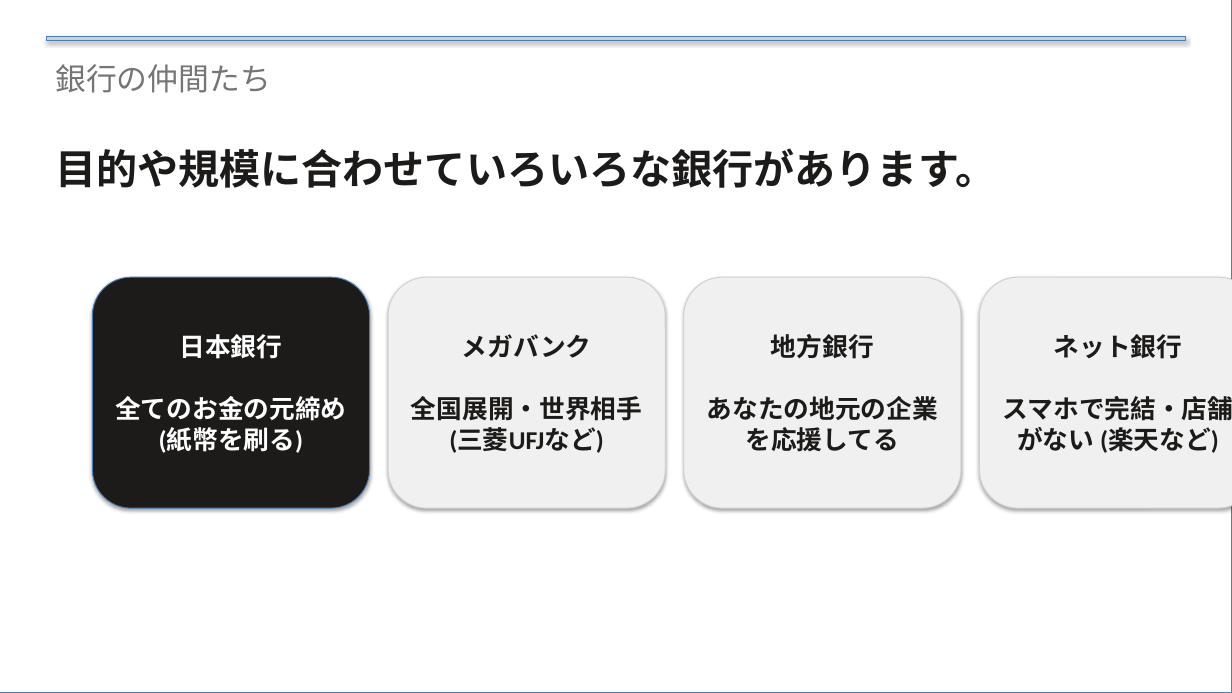
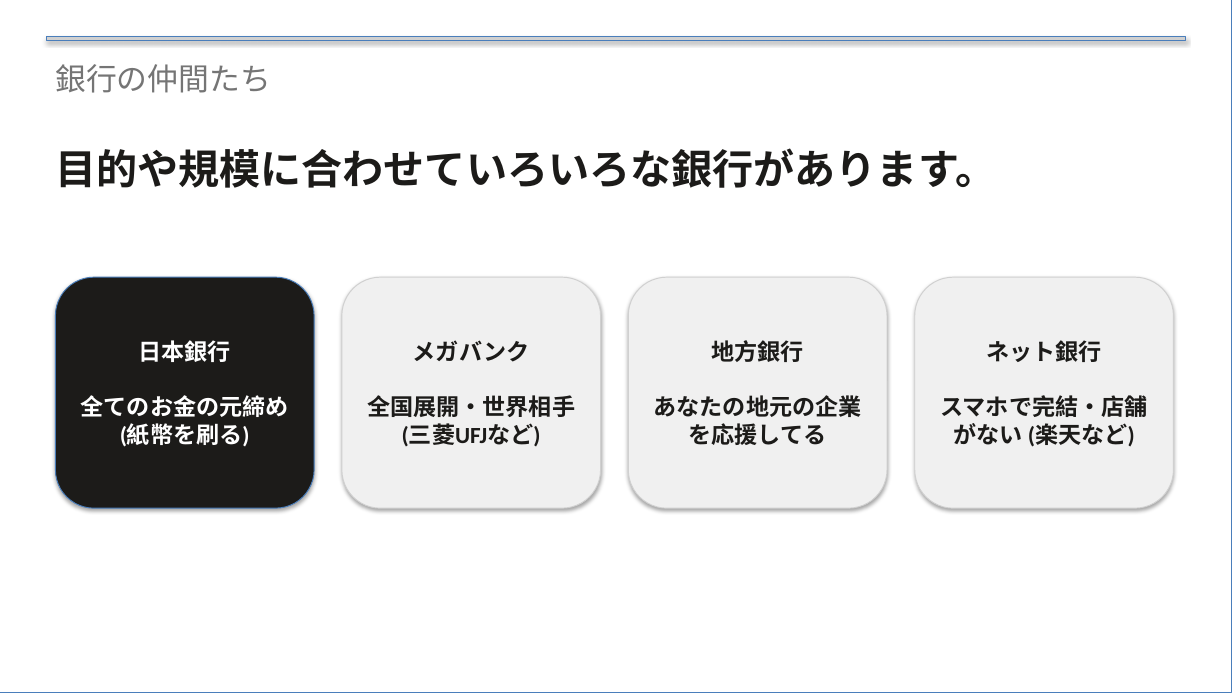
Before and after one commit to xilicrysta/bank-pptx, a slide deck: slide 16 of bank-normal/bank_normal_presentation.pptx. Drawn at 1232x693 pixels with LibreOffice and Linux fonts; fonts in the diff are those of the drawing. Boxes give left, top, right and bottom in pixels: in the first picture for what was removed or moved away, otherwise in the second. Text is boxed around its words. In the diff, an @@ line names an element or a change of style, - is before the commit and + after.

```diff
--- a/bank-normal/bank_normal_presentation.pptx
+++ b/bank-normal/bank_normal_presentation.pptx
@@ rounded rectangle "日本銀行 全てのお金の元締め (紙幣を刷る)": place and size @@
-rounded rectangle "日本銀行 全てのお金の元締め (紙幣を刷る)" at [92, 277, 370, 508]
+rounded rectangle "日本銀行 全てのお金の元締め (紙幣を刷る)" at [55, 277, 314, 508]
@@ rounded rectangle "メガバンク 全国展開・世界相手 (三菱UFJなど)": place and size @@
-rounded rectangle "メガバンク 全国展開・世界相手 (三菱UFJなど)" at [388, 277, 665, 508]
+rounded rectangle "メガバンク 全国展開・世界相手 (三菱UFJなど)" at [342, 277, 601, 508]
@@ rounded rectangle "地方銀行 あなたの地元の企業を応援してる": place and size @@
-rounded rectangle "地方銀行 あなたの地元の企業を応援してる" at [684, 277, 961, 508]
+rounded rectangle "地方銀行 あなたの地元の企業を応援してる" at [628, 277, 887, 508]
@@ size 20 to 18 pt in 4 elements at [55, 277, 314, 508], [342, 277, 601, 508], [628, 277, 887, 508], [915, 277, 1174, 508] @@
@@ rounded rectangle "ネット銀行 スマホで完結・店舗がない (楽天など)": place and size @@
-rounded rectangle "ネット銀行 スマホで完結・店舗がない (楽天など)" at [980, 277, 1232, 508]
+rounded rectangle "ネット銀行 スマホで完結・店舗がない (楽天など)" at [915, 277, 1174, 508]
```
Also in this commit, not shown: 1 other file.
